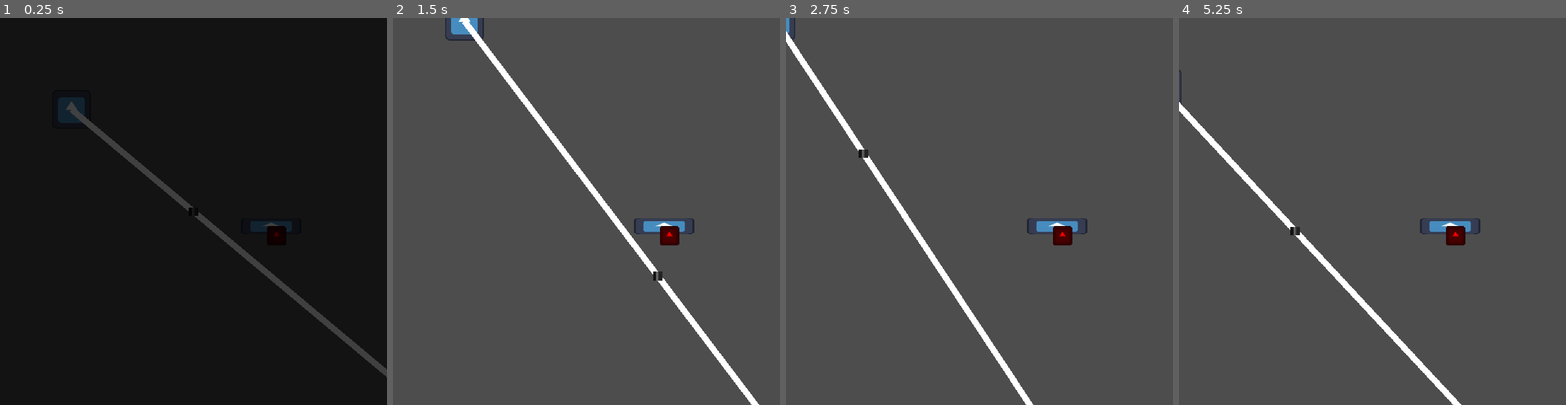
Above: before the commit, frames 1-4 (left to right).
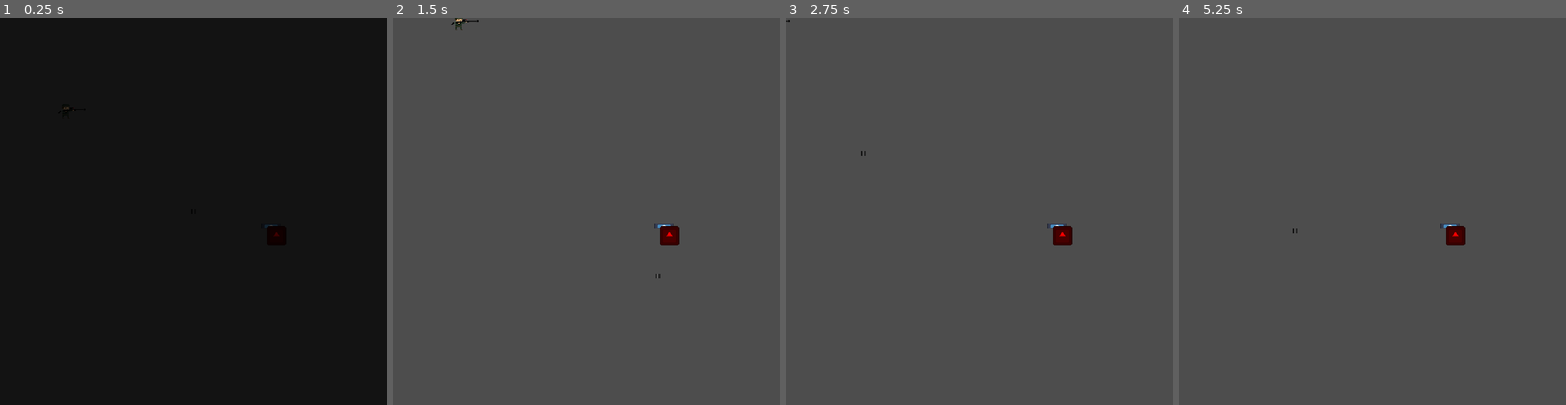
Above: after the commit, the same moments.

Repository: KoB-Kirito/uol-gamejam-10
Game: Godot game, scene res://WeaponTesting/level_NoWeapon.tscn
Same seed, same stepped clock (60 frames per second), same inputs: the game is played once before the commit and once after it. This scene is started directly instead of the project's main scene. The engine's default icon, where the game draws it, is replaced by a stand-in: a white triangle on a blue panel in a dark square.
Inputs (mouse positions are in pixels of both pictures, inside the frame that each line leads up to):
- Up to frame 1 (0.25 s): no input
- Up to frame 2 (1.5 s): tap Enter at 0.5 s; move the mouse to (567, 288) at 0.52 s; hold W (up) 0.53-1.25 s; click (567, 288) at 0.6 s; drag from (702, 269) to (567, 288) at 1.27 s
- Up to frame 3 (2.75 s): tap Space at 2 s; move the mouse to (863, 153) at 2.02 s; hold A (left) from 2.03 s (still down); tap Backspace at 2.1 s
- Up to frame 4 (5.25 s): release A (left) at 2.75 s; drag from (1391, 211) to (1256, 153) at 2.77 s; tap Enter at 3.5 s; move the mouse to (1314, 114) at 3.52 s; hold S (down) 3.53-4.25 s; tap Delete at 3.6 s; drag from (1457, 192) to (1314, 114) at 4.27 s; tap Space at 5 s; move the mouse to (1295, 230) at 5.02 s; hold W (up) from 5.03 s (still down); click (1295, 230) at 5.1 s

The runs differ from the first frame. In frame 1, 2.2% of the frame differs, in the area x 15-100%, y 20-93%; in frame 2, 2.5%, in the area x 13-95%, y 0-100%; in frame 3, 2.1%; in frame 4, 2.0%.

Commit message:
Player Laser
The Aim Laser now represents the current weapons stats

Diff:
--- a/aim.gd
+++ b/aim.gd
@@ -9,13 +9,14 @@
 var current_point = 1
 var curPathLength = 0
 
-const stepsCount = 50
-const distanceLimit = 3000
+var stepsCount = 50
+var distanceLimit = 3000
 const errorCorr = 1
 
 func _ready():
 	line.add_point(Vector2(0,0))
-
+	line.width=1
+	line.default_color=Color.RED
 	for i in range(stepsCount):
 		line.add_point(Vector2(0,0))
 
@@ -65,3 +66,11 @@
 	for	i in range(curPathLength):
 		path.append(line.get_point_position(i) + line.global_position)
 	return path
+
+func setAimSettings(MaxBounces:int,MaxDistance:int):
+	if(MaxBounces<1):
+		MaxBounces=1
+	if(MaxDistance<0):
+		MaxDistance=0
+	stepsCount=MaxBounces
+	distanceLimit=MaxDistance
--- a/character_body_2d.gd
+++ b/character_body_2d.gd
@@ -13,6 +13,9 @@
 	if not startWithWeapon:
 		gun.queue_free()
 		gun=null
+		aim.setAimSettings(1,0)
+
+
 
 func die() -> void:
 	get_tree().reload_current_scene()
--- a/gun.gd
+++ b/gun.gd
@@ -9,6 +9,8 @@
 @onready var area:= $Area2D
 
 @export var IsEquipped:bool
+@export var AimBounces:int
+@export var AimRange:int
 
 func _physics_process(delta: float) -> void:
 	if not IsEquipped:
@@ -46,5 +48,7 @@
 	reparent(body)
 	position=Vector2(0,0)
 	body.gun=self
+	body.aim.setAimSettings(AimBounces,AimRange)
+
 	IsEquipped=true
 	area.queue_free()
--- a/gun.tscn
+++ b/gun.tscn
@@ -42,17 +42,19 @@
 }
 
 [sub_resource type="RectangleShape2D" id="RectangleShape2D_hl0mm"]
-size = Vector2(99.5, 37.5)
+size = Vector2(31, 8)
 
 [node name="Gun" type="Node2D"]
 script = ExtResource("1_nvh88")
 bullet = ExtResource("2_y752r")
 knockback = 200.0
 IsEquipped = true
+AimBounces = 50
+AimRange = 3000
 
 [node name="Sprite" type="Sprite2D" parent="."]
 position = Vector2(-1, -3)
-scale = Vector2(0.779298, 0.209606)
+scale = Vector2(0.25, 0.067)
 texture = ExtResource("1_v41nx")
 
 [node name="Tip" type="Marker2D" parent="Sprite"]
@@ -69,7 +71,7 @@
 collision_mask = 2
 
 [node name="CollisionShape2D" type="CollisionShape2D" parent="Area2D"]
-position = Vector2(-1.25, -1.25)
+position = Vector2(-1.5, -3)
 shape = SubResource("RectangleShape2D_hl0mm")
 
 [connection signal="body_entered" from="Area2D" to="." method="_on_area_2d_body_entered"]
--- a/player.tscn
+++ b/player.tscn
@@ -1,12 +1,12 @@
 [gd_scene load_steps=8 format=3 uid="uid://d1nwfcr0d5o1x"]
 
 [ext_resource type="Script" path="res://character_body_2d.gd" id="1_5xmsr"]
-[ext_resource type="Texture2D" uid="uid://ts0cimfv1f58" path="res://icon.svg" id="2_08xx4"]
+[ext_resource type="Texture2D" uid="uid://my0cdd0edkbv" path="res://Sprites/PlayerSprite.png" id="2_iugwe"]
 [ext_resource type="PackedScene" uid="uid://bvfwp4bvyktui" path="res://gun.tscn" id="3_lqo5j"]
 [ext_resource type="Script" path="res://aim.gd" id="4_ywamx"]
 
 [sub_resource type="RectangleShape2D" id="RectangleShape2D_ouvkn"]
-size = Vector2(77, 74)
+size = Vector2(32, 32)
 
 [sub_resource type="Curve" id="Curve_y6sfh"]
 _data = [Vector2(0.216129, 0.0702319), 0.0, 0.0, 0, 0, Vector2(0.390323, 0.43165), 0.0, 0.0, 0, 0, Vector2(0.664516, 0.137242), 0.0, 0.0, 0, 0]
@@ -24,8 +24,7 @@
 startWithWeapon = true
 
 [node name="Sprite2D" type="Sprite2D" parent="."]
-scale = Vector2(0.5, 0.5)
-texture = ExtResource("2_08xx4")
+texture = ExtResource("2_iugwe")
 
 [node name="CollisionShape2D" type="CollisionShape2D" parent="."]
 shape = SubResource("RectangleShape2D_ouvkn")
@@ -48,5 +47,5 @@
 collision_mask = 16
 
 [node name="Sprite2D2" type="Sprite2D" parent="."]
-scale = Vector2(0.475, 14.705)
+scale = Vector2(0.25, 7.739)
 texture = SubResource("CurveTexture_i78jv")
Binary file added: Sprites/PlayerSprite.png
Not shown, added: Sprites/PlayerSprite.png.import
Not shown, added: WeaponTesting/level_NoWeapon.tscn3801041455.tmp
Not shown, added: WeaponTesting/level_NoWeapon.tscn3820532763.tmp
